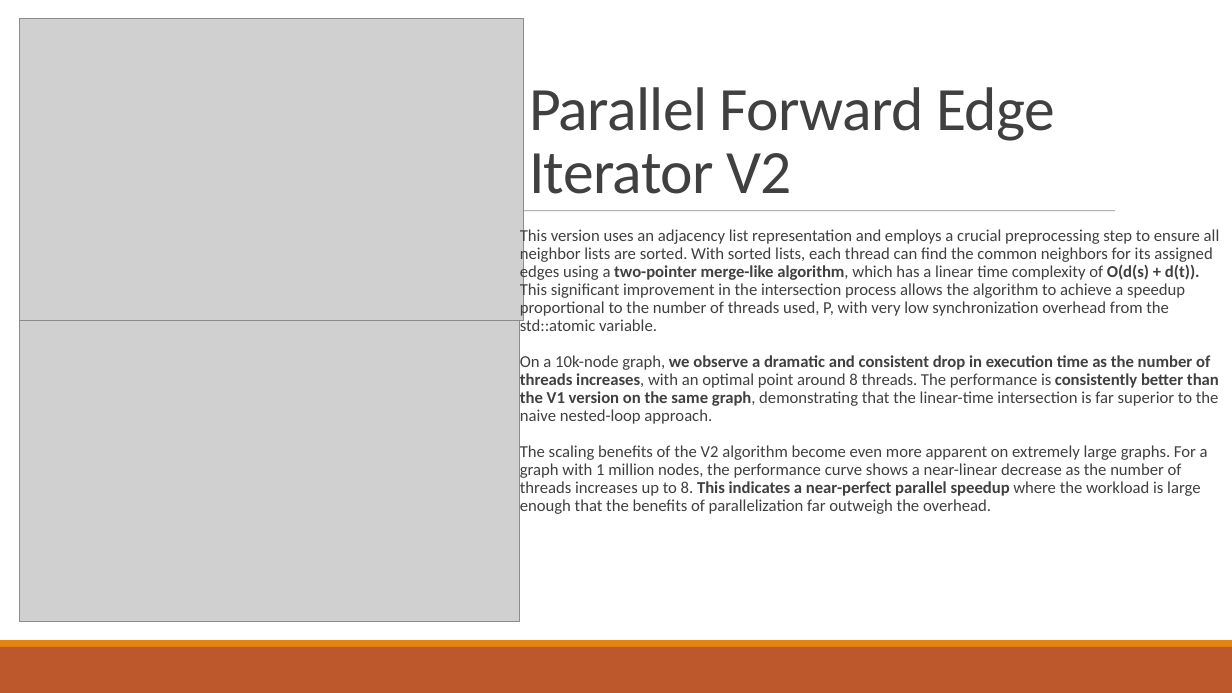
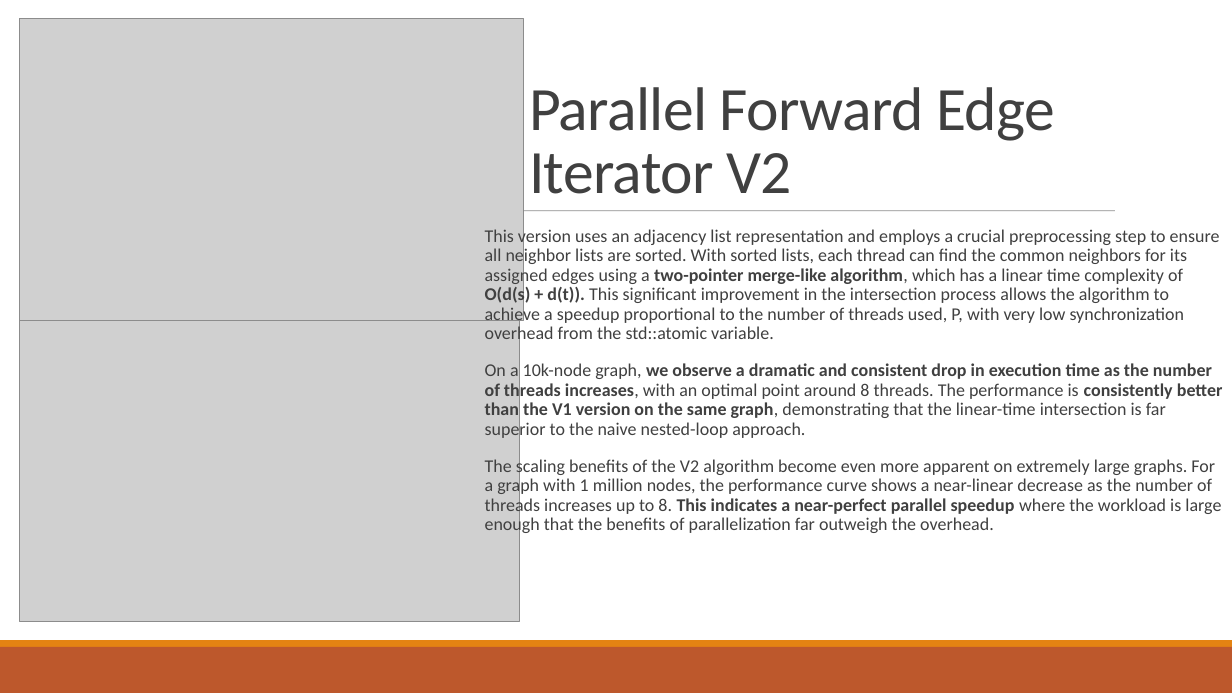
Before and after one commit to RiccardoRevalor/ParallelTriangleCounting, a slide deck: slide 13 of presentation.pptx. Drawn at 1232x693 pixels with LibreOffice and Linux fonts; fonts in the diff are those of the drawing; grey boxes stand for pictures. Boxes give left, top, right and bottom in pixels: in the first picture for what was removed or moved away, otherwise in the second. Text is boxed around its words. In the diff, an @@ line names an element or a change of style, - is before the commit and + after.

```diff
--- a/presentation.pptx
+++ b/presentation.pptx
@@ text "This version uses an adjacency ...": place and size @@
-text "This version uses an adjacency ..." at <box>520,227,1220,514</box>
+text "This version uses an adjacency ..." at <box>485,227,1223,536</box>
@@ text "This version uses an adjacency ..." at <box>485,227,1223,536</box>: size 13 to 14 pt @@
```
Also in this commit, not shown: 6 other slides changed, 1 slide added, 4 slides removed, 1 other file.
